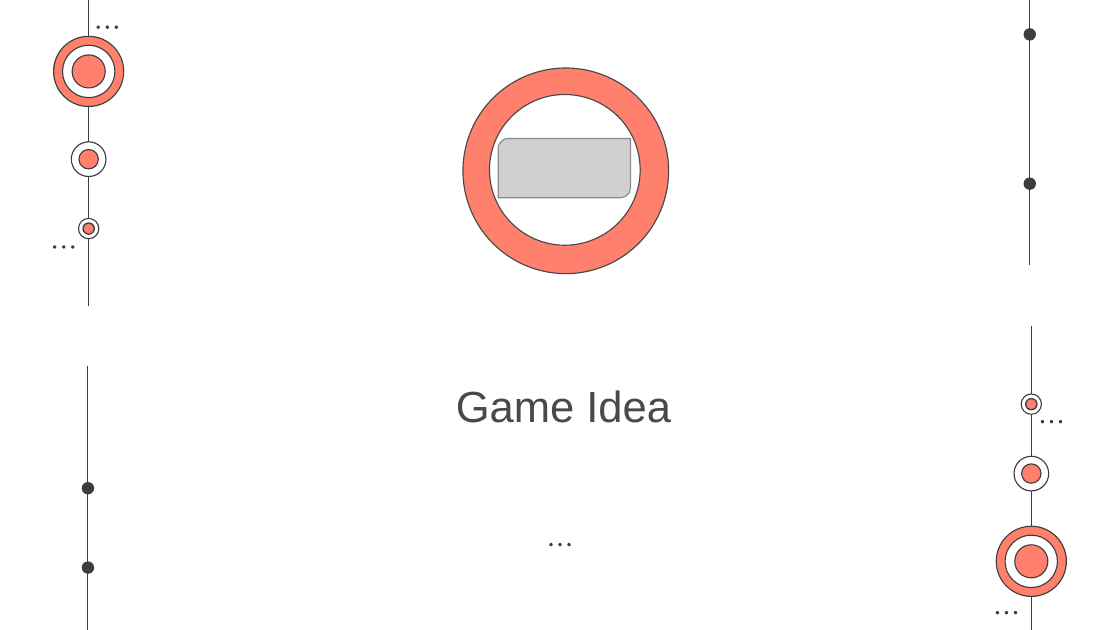
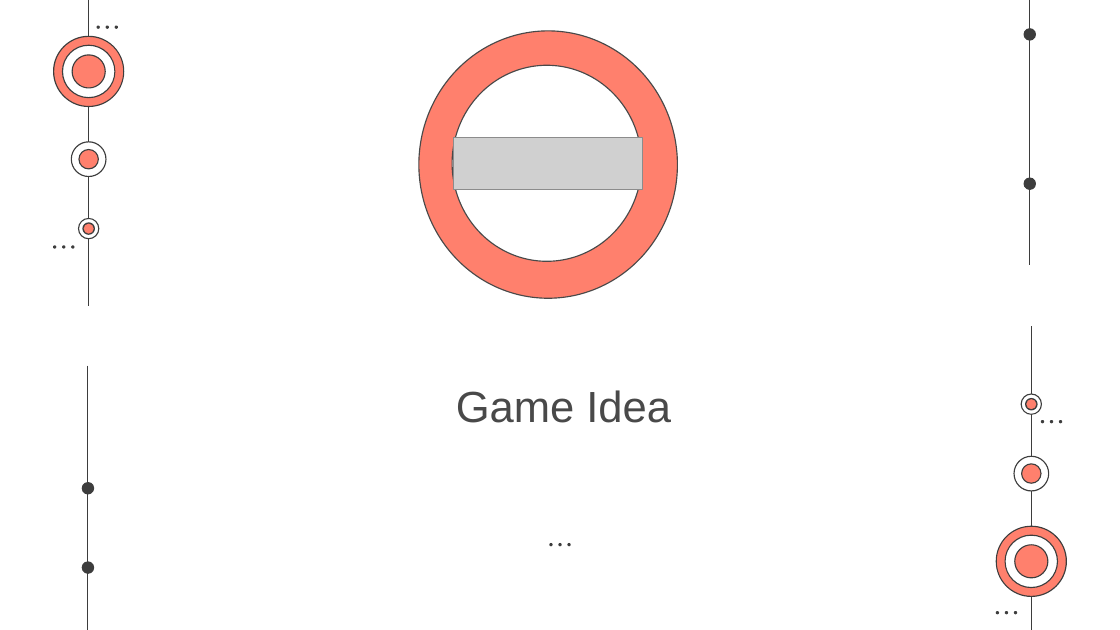
Before and after one commit to IVAndreev21/Psycho, a slide deck: slide 4 of Documentation/Psycho.pptx. Drawn at 1120x630 pixels with LibreOffice and Linux fonts; fonts in the diff are those of the drawing; grey boxes stand for pictures. Boxes give left, top, right and bottom in pixels: in the first picture for what was removed or moved away, otherwise in the second. Text is boxed around its words. In the diff, an @@ line names an element or a change of style, - is before the commit and + after.

Commit message:
Add Presentation

```diff
--- a/Documentation/Psycho.pptx
+++ b/Documentation/Psycho.pptx
@@ ellipse: place and size @@
-ellipse at (463,68,669,274)
+ellipse at (419,31,678,299)
@@ ellipse: place and size @@
-ellipse at (489,94,641,245)
+ellipse at (452,65,642,261)
@@ picture: place and size @@
-picture at (498,139,631,198)
+picture at (454,138,643,189)
```
Also in this commit, not shown: 1 other slide changed.
